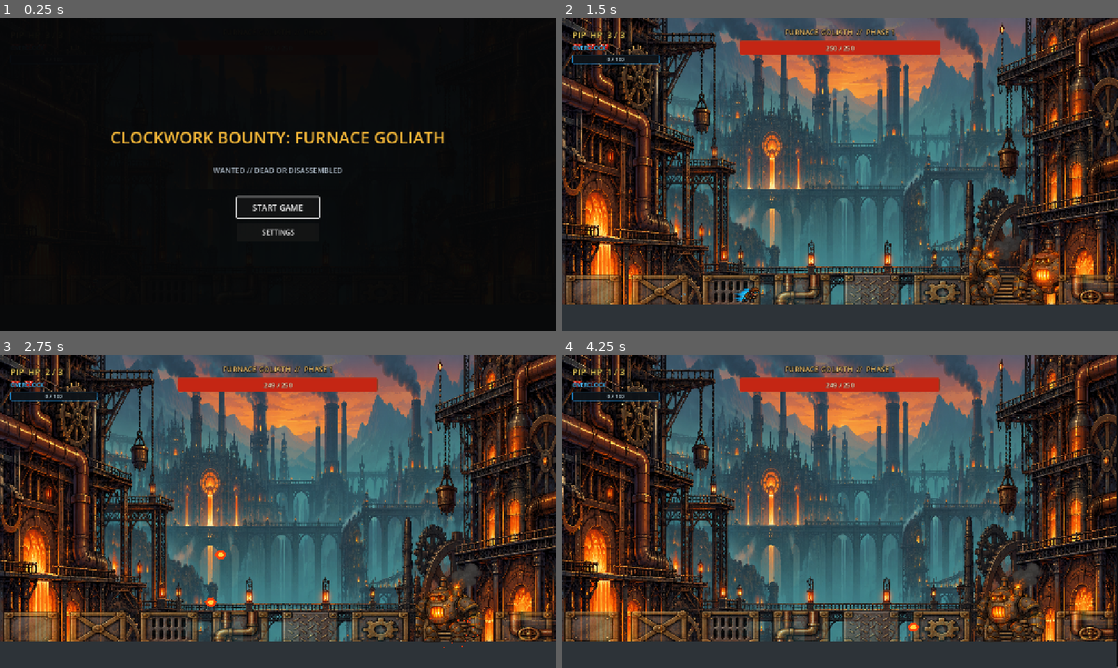
Above: before the commit, frames 1-4 (two rows, left to right).
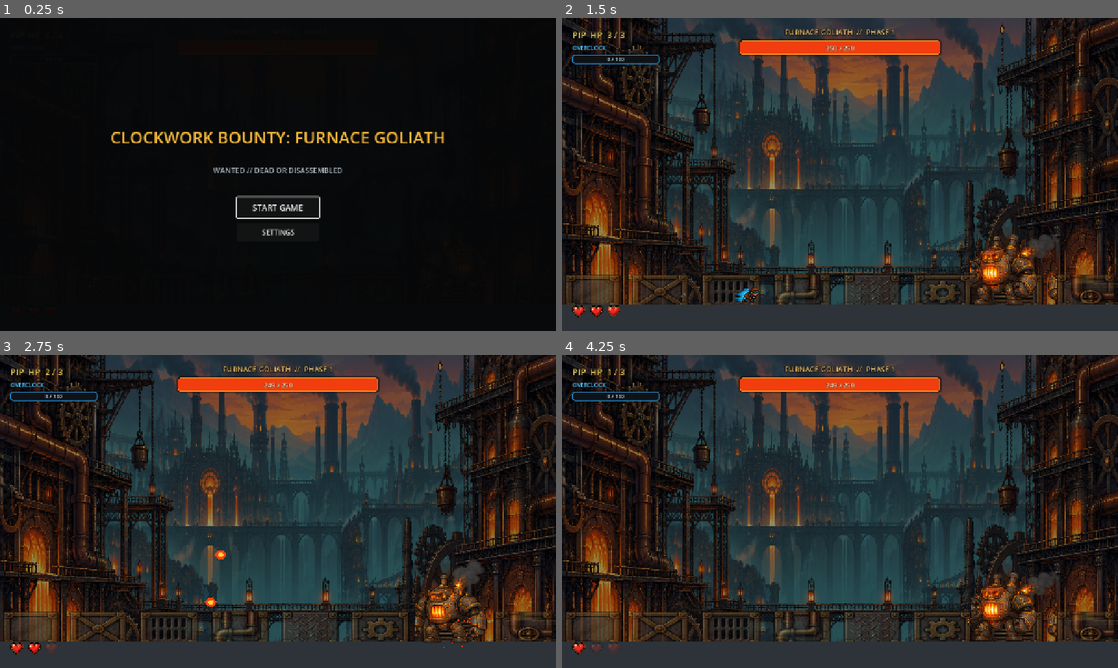
Above: after the commit, the same moments.

Repository: koushamoeini/Reign-of-Gears
Game: Godot game, scene res://main.tscn
The game is run twice, just before and just after one commit, with the same random seed, the same clock (stepped at 60 frames per second) and the same inputs.
Inputs:
- Up to frame 1 (0.25 s): no input
- Up to frame 2 (1.5 s): click "START GAME" at 0.5 s; tap Enter at 1.25 s; hold Right (pip_move_right) from 1.28 s (still down); tap A (pip_dash) at 1.35 s
- Up to frame 3 (2.75 s): keep holding Right (pip_move_right); tap F (pip_jump) at 1.52, 2.27 s; tap D (pip_shoot) at 2.1 s
- Up to frame 4 (4.25 s): release Right (pip_move_right) at 2.78 s; hold Left (pip_move_left) 2.78-3.53 s; tap S (pip_special) at 2.85 s; hold Right (pip_move_right) from 3.53 s (still down); tap R at 3.6 s; tap F (pip_jump) at 3.77 s

The runs differ from the first frame. In frame 2, 64% of the frame differs, in the area x 0-100%, y 0-96%; in frame 3, 63%; in frame 4, 66%, in the area x 0-100%, y 0-100%.

Commit message:
Improve combat readability and boss attacks

Diff:
--- a/bosses/furnace_goliath.gd
+++ b/bosses/furnace_goliath.gd
@@ -19,12 +19,13 @@
 const PHASE_THREE_FIRE_RATE_MULTIPLIER := 1.5
 const DASH_SPEED := 820.0
 const DASH_DURATION := 0.65
-const SPRITE_IDLE := Rect2(15, 490, 145, 190)
-const SPRITE_TELEGRAPH := Rect2(745, 490, 180, 190)
-const SPRITE_SHOOT := Rect2(20, 680, 180, 165)
-const SPRITE_RAGE := Rect2(930, 680, 180, 165)
-const SPRITE_DAMAGE := Rect2(270, 845, 160, 175)
-const SPRITE_DEATH := Rect2(530, 830, 250, 190)
+const SPRITE_IDLE := Rect2(20, 500, 140, 175)
+const SPRITE_TELEGRAPH := Rect2(820, 500, 170, 175)
+const SPRITE_SHOOT := Rect2(20, 690, 145, 160)
+const SPRITE_DASH := Rect2(1210, 500, 175, 175)
+const SPRITE_RAGE := Rect2(850, 690, 175, 160)
+const SPRITE_DAMAGE := Rect2(330, 850, 145, 170)
+const SPRITE_DEATH := Rect2(510, 840, 190, 180)
 
 @export var fireball_scene: PackedScene = preload("res://bosses/fireball.tscn")
 
@@ -171,6 +172,9 @@
 	is_telegraphing = true
 	state_time_remaining = 999.0
 	sprite_art.region_rect = SPRITE_TELEGRAPH
+	var telegraph_tween := create_tween()
+	telegraph_tween.tween_property(sprite_art, "scale", Vector2(1.22, 1.22), 0.22)
+	telegraph_tween.tween_property(sprite_art, "scale", Vector2(1.15, 1.15), 0.22)
 	await get_tree().create_timer(0.5).timeout
 	is_telegraphing = false
 	if health > 0:
@@ -197,7 +201,7 @@
 			sprite_art.region_rect = SPRITE_SHOOT
 			_shooting_sequence()
 		State.DASH_ATTACK:
-			sprite_art.region_rect = SPRITE_RAGE if phase == 3 else SPRITE_TELEGRAPH
+			sprite_art.region_rect = SPRITE_RAGE if phase == 3 else SPRITE_DASH
 			state_time_remaining = DASH_DURATION
 			dash_direction = _direction_to_player()
 
@@ -205,6 +209,7 @@
 func _shooting_sequence() -> void:
 	if phase == 1:
 		_fire_spread_shot()
+		await get_tree().create_timer(0.22).timeout
 	elif phase == 2:
 		for burst_index in PHASE_TWO_BURST_COUNT:
 			if state != State.SHOOTING or not is_instance_valid(player):
@@ -212,6 +217,7 @@
 			_fire_at_player()
 			if burst_index < PHASE_TWO_BURST_COUNT - 1:
 				await get_tree().create_timer(PHASE_TWO_BURST_INTERVAL).timeout
+		await get_tree().create_timer(0.18).timeout
 
 	if state == State.SHOOTING:
 		_change_state(State.IDLE)
@@ -285,7 +291,7 @@
 	elif state == State.SHOOTING:
 		sprite_art.region_rect = SPRITE_SHOOT
 	elif state == State.DASH_ATTACK:
-		sprite_art.region_rect = SPRITE_TELEGRAPH
+		sprite_art.region_rect = SPRITE_DASH
 	else:
 		sprite_art.region_rect = SPRITE_IDLE
 
--- a/main.tscn
+++ b/main.tscn
@@ -49,6 +49,13 @@
 scale = Vector2(0.88, 0.55)
 modulate = Color(1, 1, 1, 0.72)
 
+[node name="GameplayContrast" type="ColorRect" parent="."]
+z_index = -8
+offset_right = 1280.0
+offset_bottom = 720.0
+mouse_filter = 2
+color = Color(0.015, 0.025, 0.035, 0.42)
+
 [node name="Floor" type="StaticBody2D" parent="." unique_id=1373653812]
 position = Vector2(640, 690)
 
--- a/ui/combat_hud.tscn
+++ b/ui/combat_hud.tscn
@@ -8,38 +8,45 @@
 region = Rect2(1080, 840, 135, 145)
 
 [sub_resource type="StyleBoxFlat" id="BossBarBackground"]
-bg_color = Color(0.08, 0.09, 0.1, 0.96)
+bg_color = Color(0.025, 0.03, 0.035, 0.98)
+border_width_left = 3
+border_width_top = 3
+border_width_right = 3
+border_width_bottom = 3
+border_color = Color(0.72, 0.52, 0.2, 1)
+corner_radius_top_left = 6
+corner_radius_top_right = 6
+corner_radius_bottom_right = 6
+corner_radius_bottom_left = 6
+shadow_color = Color(0, 0, 0, 0.65)
+shadow_size = 5
+
+[sub_resource type="StyleBoxFlat" id="BossBarFill"]
+bg_color = Color(0.95, 0.24, 0.055, 1)
+border_width_top = 2
+border_width_bottom = 2
+border_color = Color(1, 0.55, 0.12, 1)
+corner_radius_top_left = 5
+corner_radius_top_right = 5
+corner_radius_bottom_right = 5
+corner_radius_bottom_left = 5
+
+[sub_resource type="StyleBoxFlat" id="OverclockBarBackground"]
+bg_color = Color(0.055, 0.075, 0.095, 0.96)
 border_width_left = 2
 border_width_top = 2
 border_width_right = 2
 border_width_bottom = 2
-border_color = Color(0.48, 0.4, 0.26, 1)
-corner_radius_top_left = 3
-corner_radius_top_right = 3
-corner_radius_bottom_right = 3
-corner_radius_bottom_left = 3
-
-[sub_resource type="StyleBoxFlat" id="BossBarFill"]
-bg_color = Color(0.77, 0.15, 0.08, 1)
-corner_radius_top_left = 2
-corner_radius_top_right = 2
-corner_radius_bottom_right = 2
-corner_radius_bottom_left = 2
-
-[sub_resource type="StyleBoxFlat" id="OverclockBarBackground"]
-bg_color = Color(0.055, 0.075, 0.095, 0.96)
-border_width_left = 1
-border_width_top = 1
-border_width_right = 1
-border_width_bottom = 1
-border_color = Color(0.12, 0.48, 0.72, 1)
-corner_radius_top_left = 2
-corner_radius_top_right = 2
-corner_radius_bottom_right = 2
-corner_radius_bottom_left = 2
+border_color = Color(0.18, 0.68, 1, 1)
+corner_radius_top_left = 5
+corner_radius_top_right = 5
+corner_radius_bottom_right = 5
+corner_radius_bottom_left = 5
+shadow_color = Color(0, 0, 0, 0.55)
+shadow_size = 3
 
 [sub_resource type="StyleBoxFlat" id="OverclockBarFill"]
-bg_color = Color(0.02, 0.55, 1, 1)
+bg_color = Color(0.03, 0.7, 1, 1)
 corner_radius_top_left = 2
 corner_radius_top_right = 2
 corner_radius_bottom_right = 2
@@ -71,26 +78,32 @@
 text = "PIP  HP  3 / 3"
 
 [node name="HeartOne" type="TextureRect" parent="Interface"]
+anchor_top = 1.0
+anchor_bottom = 1.0
 offset_left = 24.0
-offset_top = 54.0
-offset_right = 51.0
-offset_bottom = 84.0
+offset_top = -62.0
+offset_right = 58.0
+offset_bottom = -24.0
 texture = SubResource("HeartAtlas")
 expand_mode = 1
 
 [node name="HeartTwo" type="TextureRect" parent="Interface"]
-offset_left = 55.0
-offset_top = 54.0
-offset_right = 82.0
-offset_bottom = 84.0
+anchor_top = 1.0
+anchor_bottom = 1.0
+offset_left = 64.0
+offset_top = -62.0
+offset_right = 98.0
+offset_bottom = -24.0
 texture = SubResource("HeartAtlas")
 expand_mode = 1
 
 [node name="HeartThree" type="TextureRect" parent="Interface"]
-offset_left = 86.0
-offset_top = 54.0
-offset_right = 113.0
-offset_bottom = 84.0
+anchor_top = 1.0
+anchor_bottom = 1.0
+offset_left = 104.0
+offset_top = -62.0
+offset_right = 138.0
+offset_bottom = -24.0
 texture = SubResource("HeartAtlas")
 expand_mode = 1
 
